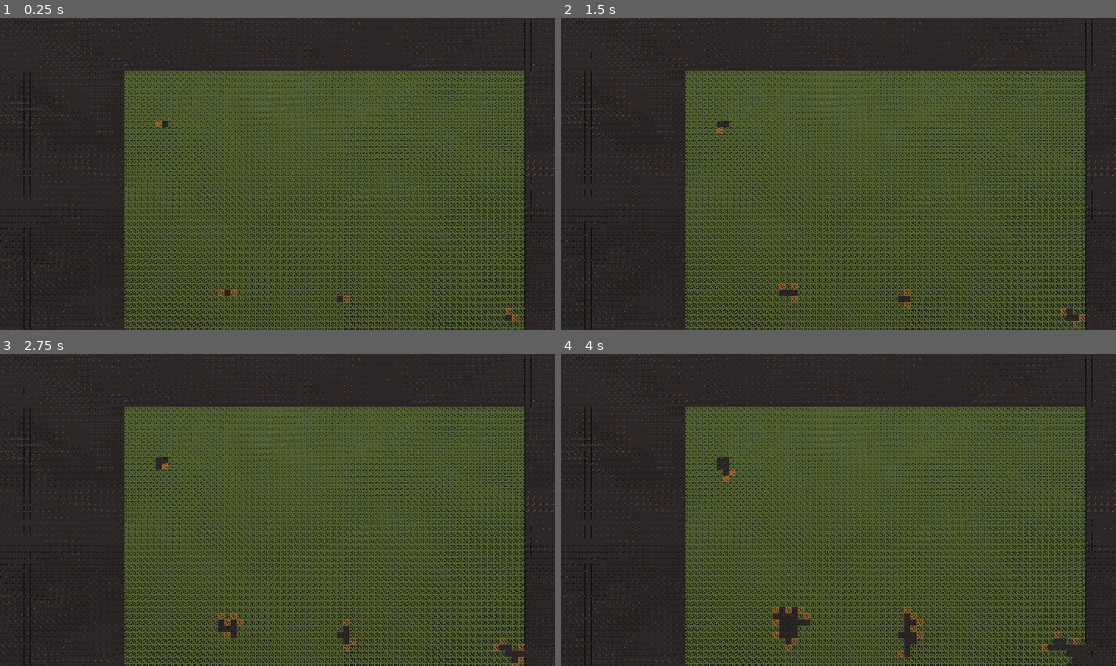
Above: before the commit, frames 1-4 (two rows, left to right).
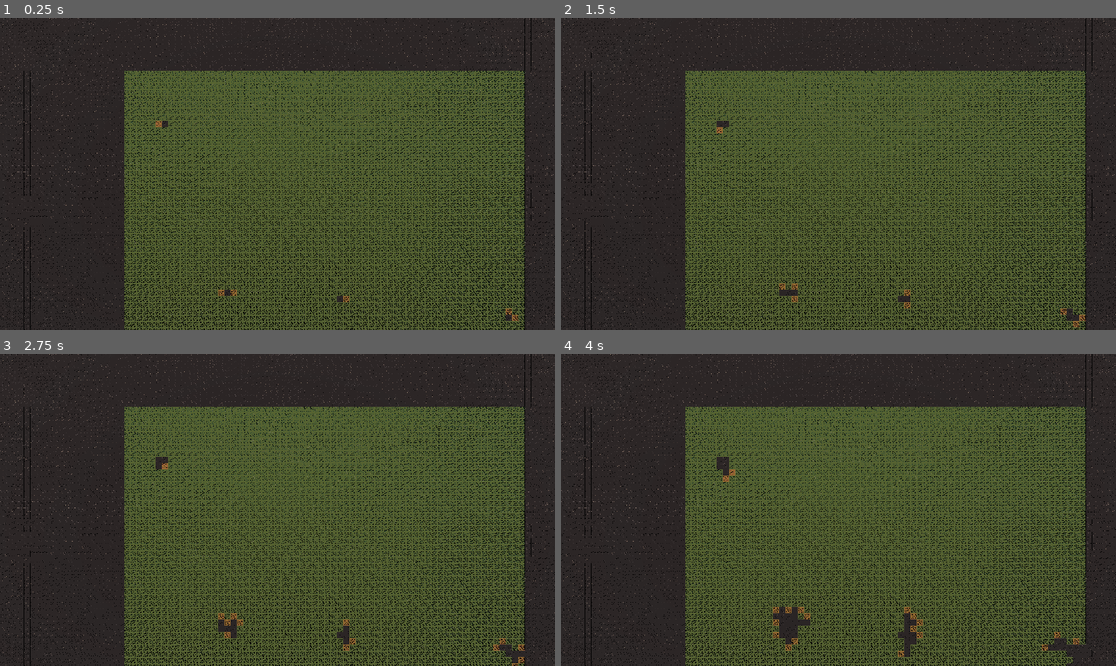
Above: after the commit, the same moments.

Repository: Piggward/JamesGlass
Game: Godot game, scene res://Scenes/game_manager.tscn
Same seed, same stepped clock (60 frames per second), same inputs: the game is played once before the commit and once after it.
Inputs:
- Up to frame 1 (0.25 s): no input
- Up to frame 2 (1.5 s): tap Enter (ui_accept) at 0.5, 0.77, 1.25 s; hold Right (ui_right) 0.53-1.28 s; hold Shift (shift) 0.53-1.28 s; hold Down (ui_down) from 1.28 s (still down); tap Shift (shift) at 1.35 s
- Up to frame 3 (2.75 s): tap Enter (ui_accept) at 1.52 s; release Down (ui_down) at 2.03 s; hold Right (ui_right) from 2.03 s (still down); hold Shift (shift) from 2.03 s (still down)
- Up to frame 4 (4 s): tap Enter (ui_accept) at 2.75, 3.02, 3.5, 3.77 s; release Right (ui_right) at 2.78 s; release Shift (shift) at 2.78 s; hold Up (ui_up) 2.78-3.53 s; tap Shift (shift) at 2.85 s; hold Left (ui_left) from 3.53 s (still down); hold Shift (shift) from 3.53 s (still down)

The runs differ from the first frame. In frame 1, 17% of the frame differs, in the area x 0-100%, y 0-100%; in frame 2, 17%; in frame 3, 17%; in frame 4, 16%.

Commit message:
Add 90-270 degrees rotation of tiles for now

Diff:
--- a/Scripts/tile.gd
+++ b/Scripts/tile.gd
@@ -31,6 +31,7 @@
 func _ready():
 	mesh = $StaticBody/Mesh
 	position = pos
+	rotate_y(randi_range(0,3) * (PI/2)) # 90degrees  * 0-3
 	render()
 
 # Called every frame. 'delta' is the elapsed time since the previous frame.
